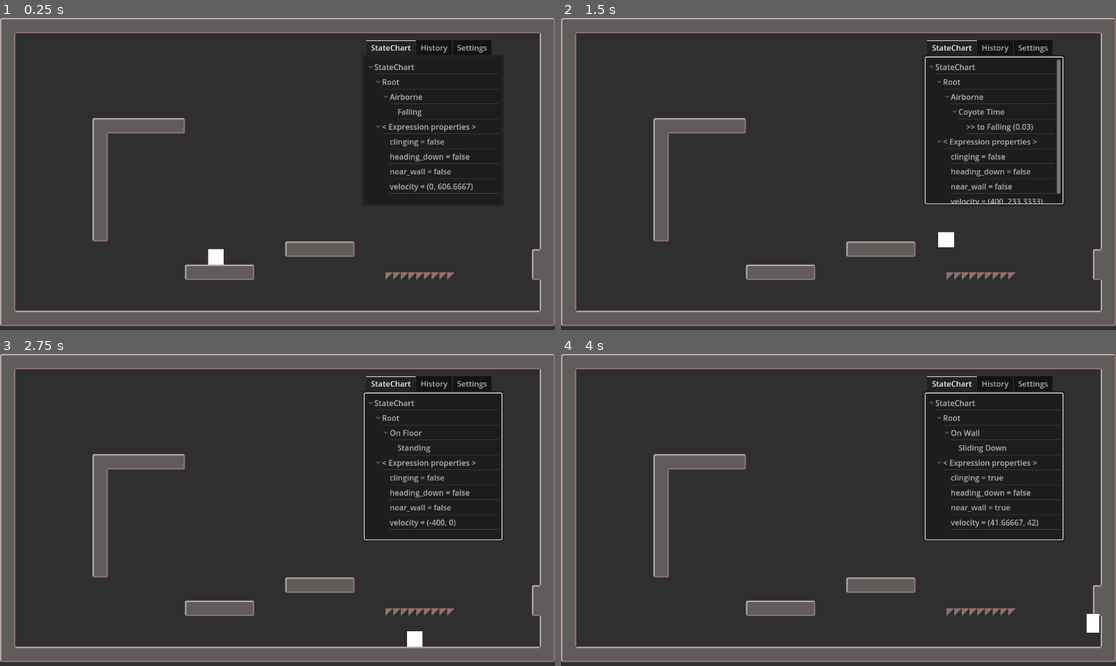
Above: before the commit, frames 1-4 (two rows, left to right).
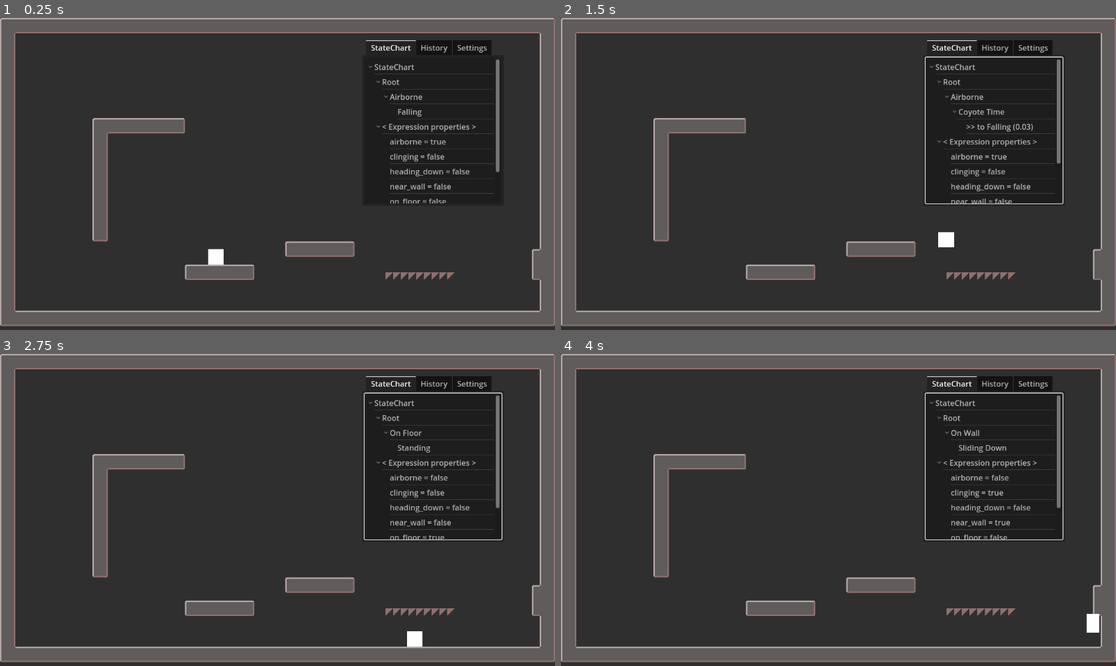
Above: after the commit, the same moments.

Repository: notapixelstudio/plattoformo_due
Game: Godot game, scene res://levels/Level.tscn
Same seed, same stepped clock (60 frames per second), same inputs: the game is played once before the commit and once after it.
Inputs (mouse positions are in pixels of both pictures, inside the frame that each line leads up to):
- Up to frame 1 (0.25 s): no input
- Up to frame 2 (1.5 s): tap Enter at 0.5 s; move the mouse to (960, 158) at 0.52 s; hold Shift 0.53-1.28 s; hold Right (p1_right) from 0.53 s (still down); click (960, 158) at 0.67 s; tap C (p1_jump) at 0.77 s; move the mouse to (727, 189) at 1.27 s; tap Space at 1.35 s
- Up to frame 3 (2.75 s): tap C (p1_jump) at 1.52 s; move the mouse to (333, 441) at 2.02 s; release Right (p1_right) at 2.03 s; hold Left (p1_left) from 2.03 s (still down); hold Shift from 2.03 s (still down)
- Up to frame 4 (4 s): move the mouse to (810, 572) at 2.77 s; release Left (p1_left) at 2.78 s; release Shift at 2.78 s; hold Right (p1_right) from 2.78 s (still down); tap Space at 2.85 s; click (810, 572) at 2.92 s; tap C (p1_jump) at 3.02, 3.77 s; move the mouse to (1005, 556) at 3.52 s; hold Shift from 3.53 s (still down)

The runs differ from the first frame. In frame 1, 0.9% of the frame differs, in the area x 70-90%, y 13-60%; in frame 2, 0.6%; in frame 3, 0.8%; in frame 4, 0.9%.

Commit message:
redesign of statechart (tick + fully "reactive" transitions)

Diff:
--- a/actors/Hero.gd
+++ b/actors/Hero.gd
@@ -37,15 +37,16 @@
 	else:
 		_last_wall_dir = null
 
-	if is_on_floor():
-		$StateChart.send_event('on_floor')
-	elif is_on_wall():
+	$StateChart.set_expression_property('on_floor', is_on_floor())
+	$StateChart.set_expression_property('on_wall', is_on_wall())
+	$StateChart.set_expression_property('airborne', not is_on_floor() and not is_on_wall())
+
+	if is_on_wall():
 		if _last_wall_dir == null: # it is possible to be on_wall without being near_wall in some literal corner cases
 			_last_wall_dir = -get_wall_normal().x
 		$StateChart.set_expression_property('clinging', sign(direction) == _last_wall_dir)
-		$StateChart.send_event('on_wall')
-	else:
-		$StateChart.send_event('airborne')
+
+	$StateChart.send_event('tick')
 
 	if Input.is_action_just_pressed("p1_jump"):
 		$StateChart.send_event('start_jump')
--- a/actors/Hero.tscn
+++ b/actors/Hero.tscn
@@ -147,13 +147,21 @@
 "squash": SubResource("Animation_3abg0")
 }
 
+[sub_resource type="Resource" id="Resource_jmwex"]
+script = ExtResource("7_fqiti")
+expression = "airborne"
+
+[sub_resource type="Resource" id="Resource_fgsr2"]
+script = ExtResource("7_fqiti")
+expression = "on_floor"
+
 [sub_resource type="Resource" id="Resource_f88qq"]
 script = ExtResource("7_fqiti")
-expression = "clinging and velocity.y < 0 and not heading_down"
+expression = "on_wall and clinging and velocity.y < 0 and not heading_down"
 
 [sub_resource type="Resource" id="Resource_ikki5"]
 script = ExtResource("7_fqiti")
-expression = "clinging and velocity.y >= 0 and not heading_down"
+expression = "on_wall and clinging and velocity.y >= 0 and not heading_down"
 
 [sub_resource type="Resource" id="Resource_3j7bg"]
 script = ExtResource("7_fqiti")
@@ -163,9 +171,17 @@
 script = ExtResource("7_fqiti")
 expression = "heading_down"
 
+[sub_resource type="Resource" id="Resource_e0jvg"]
+script = ExtResource("7_fqiti")
+expression = "on_floor"
+
+[sub_resource type="Resource" id="Resource_s1htt"]
+script = ExtResource("7_fqiti")
+expression = "airborne"
+
 [sub_resource type="Resource" id="Resource_8jr3l"]
 script = ExtResource("7_fqiti")
-expression = "not clinging"
+expression = "on_wall and not clinging"
 
 [node name="Hero" type="CharacterBody2D"]
 script = ExtResource("1_a7cba")
@@ -225,7 +241,8 @@
 [node name="to Coyote Time" type="Node" parent="StateChart/Root/On Floor"]
 script = ExtResource("6_yas5w")
 to = NodePath("../../Airborne/Coyote Time")
-event = &"airborne"
+event = &"tick"
+guard = SubResource("Resource_jmwex")
 
 [node name="Landing" type="Node" parent="StateChart/Root/On Floor"]
 script = ExtResource("5_hl3m4")
@@ -241,18 +258,19 @@
 [node name="to Landing" type="Node" parent="StateChart/Root/Airborne"]
 script = ExtResource("6_yas5w")
 to = NodePath("../../On Floor/Landing")
-event = &"on_floor"
+event = &"tick"
+guard = SubResource("Resource_fgsr2")
 
 [node name="to Sliding Up" type="Node" parent="StateChart/Root/Airborne"]
 script = ExtResource("6_yas5w")
 to = NodePath("../../On Wall/Sliding Up")
-event = &"on_wall"
+event = &"tick"
 guard = SubResource("Resource_f88qq")
 
 [node name="to Sliding Down" type="Node" parent="StateChart/Root/Airborne"]
 script = ExtResource("6_yas5w")
 to = NodePath("../../On Wall/Sliding Down")
-event = &"on_wall"
+event = &"tick"
 guard = SubResource("Resource_ikki5")
 
 [node name="to WallJumping" type="Node" parent="StateChart/Root/Airborne"]
@@ -289,7 +307,7 @@
 [node name="to Diving" type="Node" parent="StateChart/Root/Airborne/Falling"]
 script = ExtResource("6_yas5w")
 to = NodePath("../../Diving")
-event = &"airborne"
+event = &"tick"
 guard = SubResource("Resource_gxgyp")
 
 [node name="Diving" type="Node" parent="StateChart/Root/Airborne"]
@@ -320,17 +338,19 @@
 [node name="to Landing" type="Node" parent="StateChart/Root/On Wall"]
 script = ExtResource("6_yas5w")
 to = NodePath("../../On Floor/Landing")
-event = &"on_floor"
+event = &"tick"
+guard = SubResource("Resource_e0jvg")
 
 [node name="to Airborne" type="Node" parent="StateChart/Root/On Wall"]
 script = ExtResource("6_yas5w")
 to = NodePath("../../Airborne")
-event = &"airborne"
+event = &"tick"
+guard = SubResource("Resource_s1htt")
 
 [node name="to Airborne (not clinging)" type="Node" parent="StateChart/Root/On Wall"]
 script = ExtResource("6_yas5w")
 to = NodePath("../../Airborne")
-event = &"on_wall"
+event = &"tick"
 guard = SubResource("Resource_8jr3l")
 
 [node name="Sliding Up" type="Node" parent="StateChart/Root/On Wall"]
@@ -339,7 +359,7 @@
 [node name="to Sliding Down" type="Node" parent="StateChart/Root/On Wall/Sliding Up"]
 script = ExtResource("6_yas5w")
 to = NodePath("../../Sliding Down")
-event = &"on_wall"
+event = &"tick"
 guard = SubResource("Resource_ikki5")
 
 [node name="Sliding Down" type="Node" parent="StateChart/Root/On Wall"]
@@ -348,7 +368,7 @@
 [node name="to Diving" type="Node" parent="StateChart/Root/On Wall/Sliding Down"]
 script = ExtResource("6_yas5w")
 to = NodePath("../../../Airborne/Diving")
-event = &"on_wall"
+event = &"tick"
 guard = SubResource("Resource_gxgyp")
 
 [node name="Node" type="Node" parent="."]
Not shown: 1 places in actors/Hero.tscn that only renumber resources
